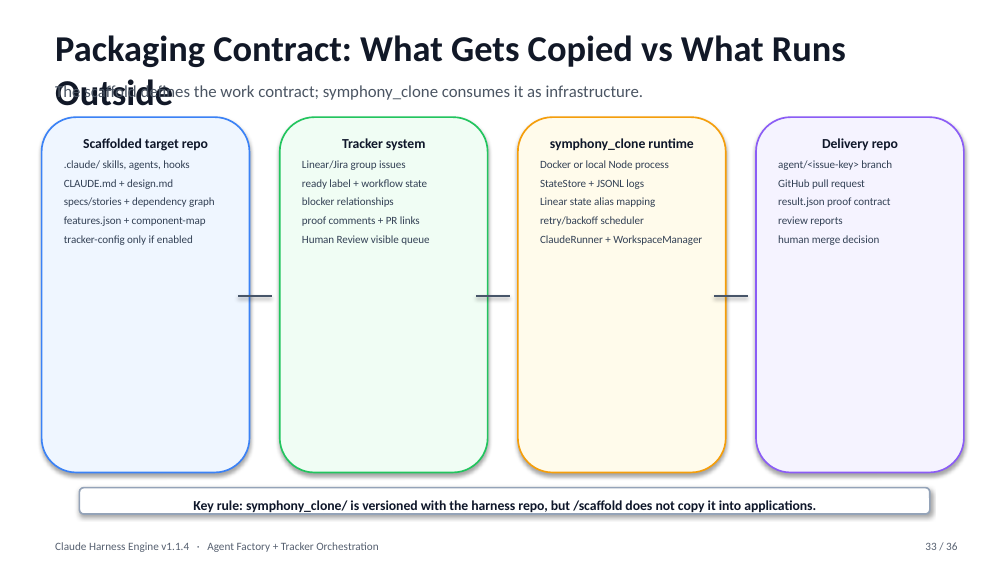
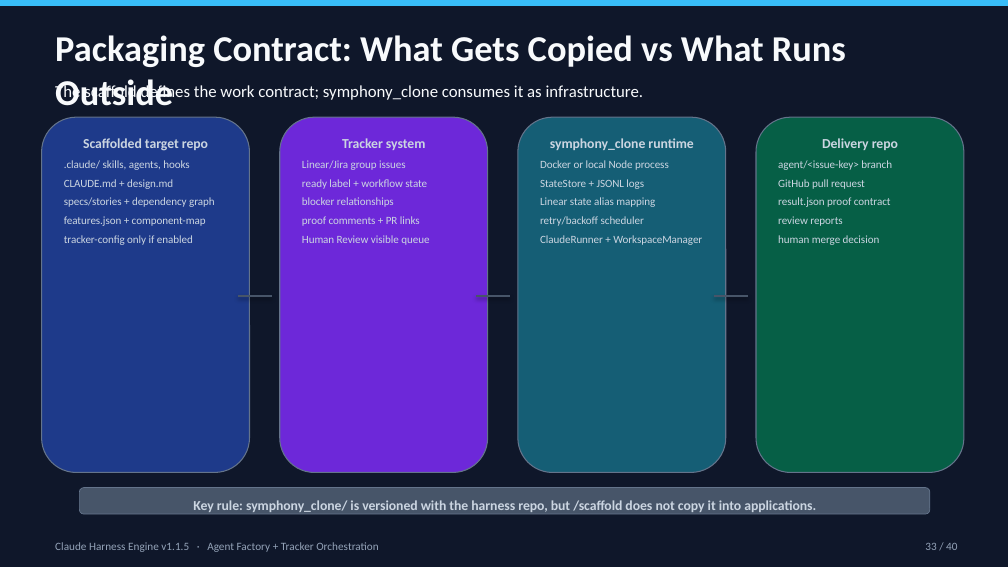
Before and after one commit to cwijayasundara/claude_harness_eng_v6, a slide deck: slide 33 of Claude_Harness_Engine_Design.pptx. Drawn at 1008x567 pixels with LibreOffice and Linux fonts; fonts in the diff are those of the drawing. Boxes give left, top, right and bottom in pixels: in the first picture for what was removed or moved away, otherwise in the second. Text is boxed around its words. In the diff, an @@ line names an element or a change of style, - is before the commit and + after.

```diff
--- a/Claude_Harness_Engine_Design.pptx
+++ b/Claude_Harness_Engine_Design.pptx
@@ rectangle added at (0, 0, 1008, 566), fill #0F172A @@
@@ rectangle added at (0, 0, 1008, 6), fill #38BDF8 @@
@@ text "Packaging Contract: What Gets Copied ..." at (55, 35, 846, 106): text colour #111827 to #F8FAFC @@
@@ text "The scaffold defines the work ..." at (55, 83, 644, 101): text colour #4B5563 to #F8FAFC @@
@@ rounded rectangle "Scaffolded target repo" at (41, 117, 249, 472): text colour #0F172A to #CBD5E1 in "Scaffolded target repo"; text colour #334155 to #CBD5E1 in ".claude/ skills, agents, hooks", "CLAUDE.md + design.md", "specs/stories + dependency graph", "features.json + component-map" and 1 more places; fill #EFF6FF to #1E3A8A; outline #3B82F6 1.2 pt to #64748B 0.75 pt; shadow off @@
@@ rounded rectangle "Tracker system" at (279, 117, 487, 472): text colour #0F172A to #CBD5E1 in "Tracker system"; text colour #334155 to #CBD5E1 in "Linear/Jira group issues", "ready label + workflow state", "blocker relationships", "proof comments + PR links" and 1 more places; fill #F0FDF4 to #6D28D9; outline #22C55E 1.2 pt to #64748B 0.75 pt; shadow off @@
@@ rounded rectangle "symphony_clone runtime" at (518, 117, 726, 472): text colour #0F172A to #CBD5E1 in "symphony_clone runtime"; text colour #334155 to #CBD5E1 in "Docker or local Node process", "StateStore + JSONL logs", "Linear state alias mapping", "retry/backoff scheduler" and 1 more places; fill #FFFBEB to #155E75; outline #F59E0B 1.2 pt to #64748B 0.75 pt; shadow off @@
@@ rounded rectangle "Delivery repo" at (756, 117, 964, 472): text colour #0F172A to #CBD5E1 in "Delivery repo"; text colour #334155 to #CBD5E1 in "agent/<issue-key> branch", "GitHub pull request", "result.json proof contract", "review reports" and 1 more places; fill #F5F3FF to #065F46; outline #8B5CF6 1.2 pt to #64748B 0.75 pt; shadow off @@
@@ rounded rectangle "Key rule: symphony_clone/ is versioned ..." at (80, 488, 930, 514): text colour #0F172A to #CBD5E1; fill #FFFFFF to #475569; outline #94A3B8 1.2 pt to #64748B 0.5 pt; shadow off @@
@@ text at (55, 542, 378, 552): text changed; text colour #566070 to #94A3B8 @@
-Claude Harness Engine v1.1.4 · Agent Factory + Tracker Orchestration
+Claude Harness Engine v1.1.5 · Agent Factory + Tracker Orchestration
@@ text at (925, 543, 957, 550): text changed; text colour #566070 to #94A3B8 @@
-33 / 36
+33 / 40
```
Also in this commit, not shown: 35 other slides changed, 4 slides added, 4 other files.
